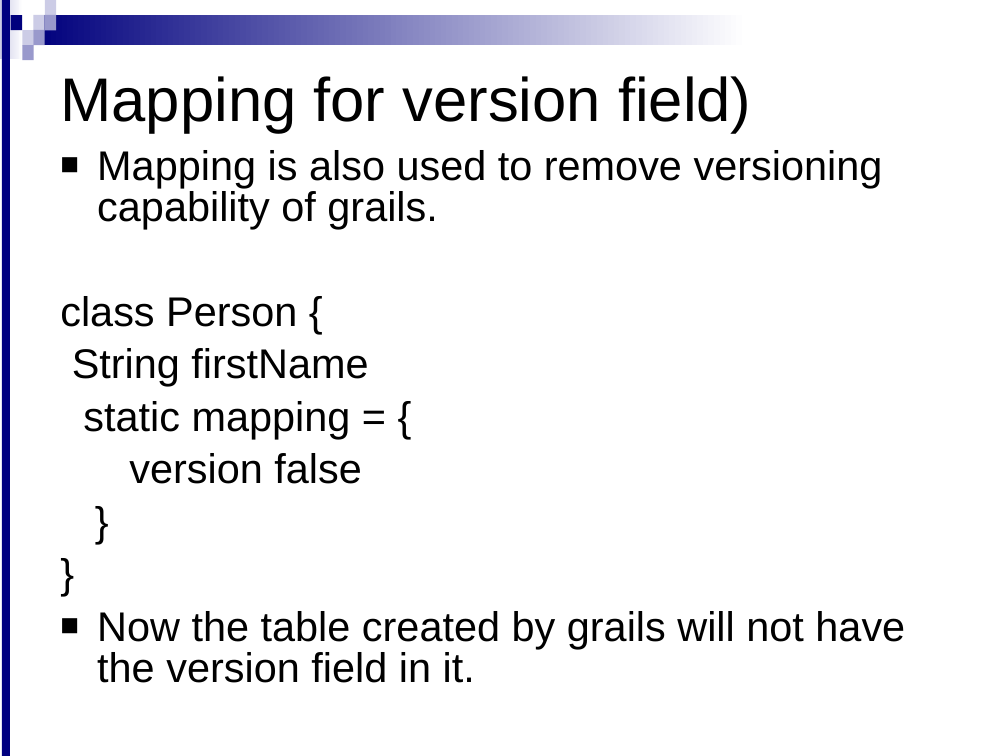
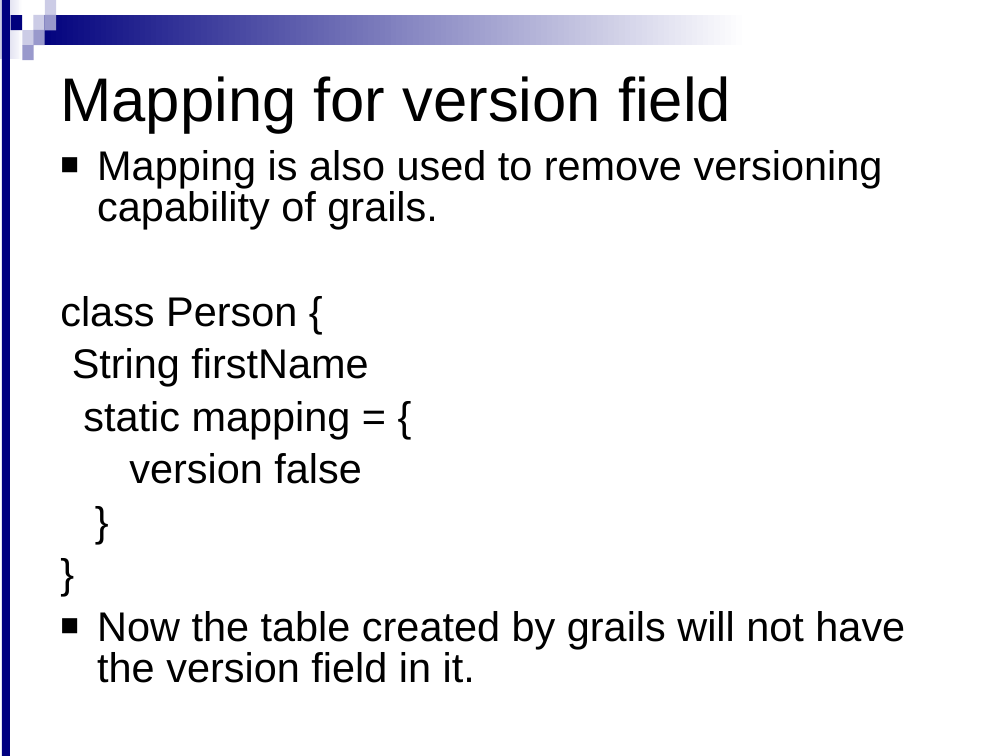
Before and after one commit to meudaypratap/grailsdomain2, a slide deck: slide 8 of Domain class-2.ppt. Drawn at 1008x756 pixels with LibreOffice and Linux fonts; fonts in the diff are those of the drawing; background and template pictures are left out. Boxes give left, top, right and bottom in pixels: in the first picture for what was removed or moved away, otherwise in the second. Text is boxed around its words. In the diff, an @@ line names an element or a change of style, - is before the commit and + after.

Commit message:
Updated ppt

```diff
--- a/Domain class-2.ppt
+++ b/Domain class-2.ppt
@@ title at (x1=60, y1=76, x2=731, y2=133): text changed @@
-Mapping for version field)
+Mapping for version field
```
